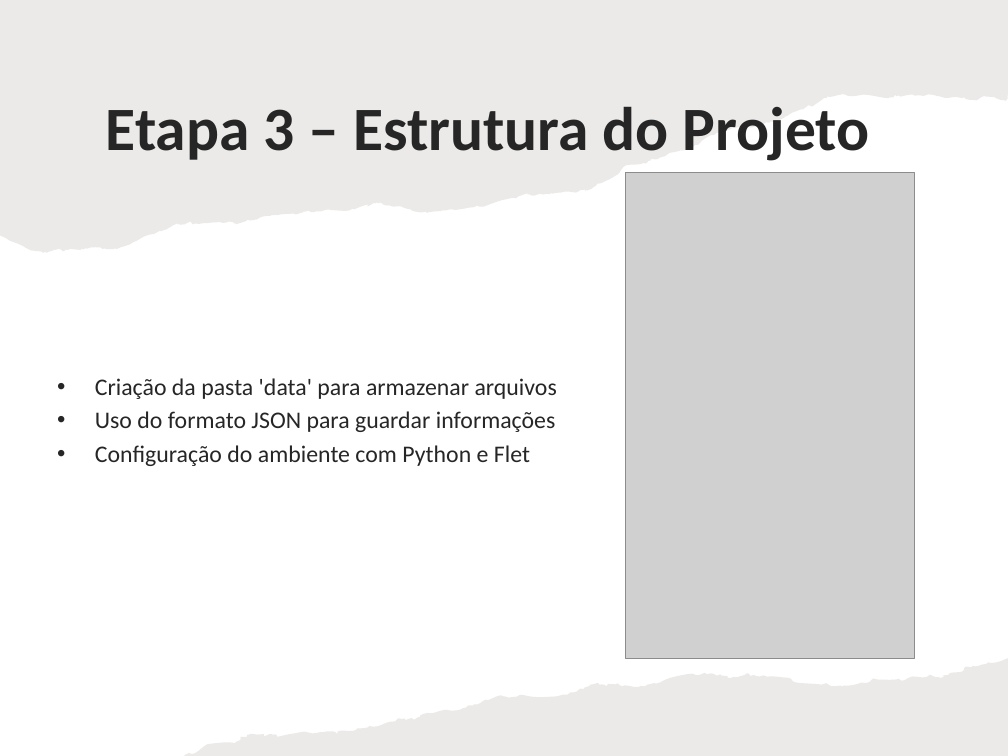
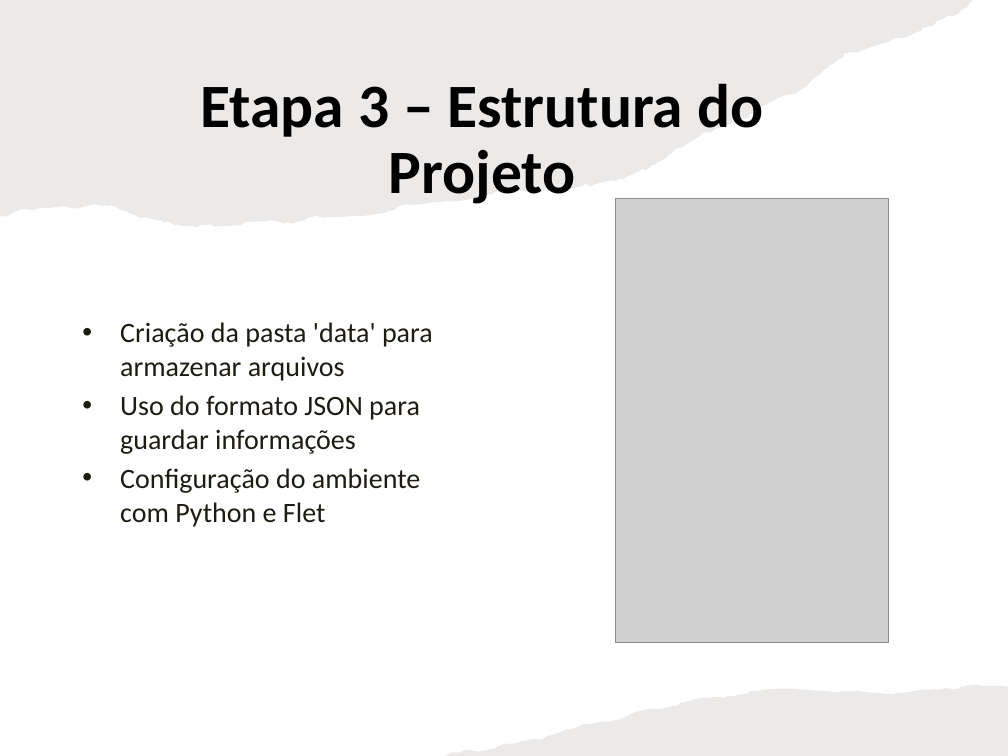
Before and after one commit to kaycout/Organizador-Financeiro, a slide deck: slide 5 of Apresentação_python_flet.pptx (slide 4 before the commit). Drawn at 1008x756 pixels with LibreOffice and Linux fonts; fonts in the diff are those of the drawing; grey boxes stand for pictures. Boxes give left, top, right and bottom in pixels: in the first picture for what was removed or moved away, otherwise in the second. Text is boxed around its words. In the diff, an @@ line names an element or a change of style, - is before the commit and + after.

Commit message:
Plataforma de Controle Mensal - Trabalho acadêmico. Desenvolvido com Python e Flet para estilizar, junto com Power Point e Readme para explicar meu trabalho.

```diff
--- a/Apresentação_python_flet.pptx
+++ b/Apresentação_python_flet.pptx
@@ freeform shape: place and size @@
-freeform shape at bbox=[0, 0, 1008, 253]
+freeform shape at bbox=[0, 0, 973, 227]
@@ title "Etapa 3 – Estrutura do ...": place and size @@
-title "Etapa 3 – Estrutura do ..." at bbox=[106, 106, 870, 161]
+title "Etapa 3 – Estrutura do ..." at bbox=[200, 83, 763, 204]
@@ title "Etapa 3 – Estrutura do ..." at bbox=[200, 83, 763, 204]: text colour #262626 to #000000; line spacing 1 to 0.9 @@
@@ picture: place and size @@
-picture at bbox=[626, 172, 914, 658]
+picture at bbox=[616, 199, 888, 643]
@@ text "Criação da pasta 'data' para ...": place and size @@
-text "Criação da pasta 'data' para ..." at bbox=[95, 378, 557, 466]
+text "Criação da pasta 'data' para ..." at bbox=[120, 322, 433, 527]
@@ text "Criação da pasta 'data' para ..." at bbox=[120, 322, 433, 527]: size 17 to 20 pt, text colour #262626 to #1E1C11; vertical alignment middle to top @@
@@ freeform shape at bbox=[445, 684, 1008, 756]: rotation 0 to 180 degrees; outline redrawn @@
```
Also in this commit, not shown: 5 other slides changed, 2 slides added, 6 other files.
